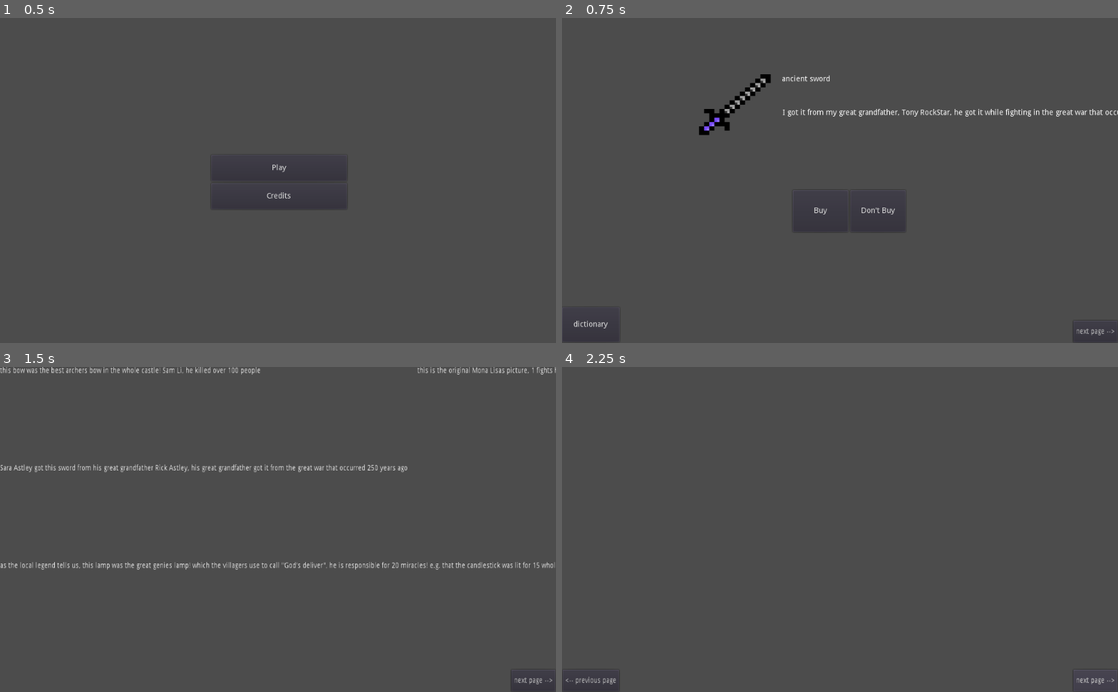
Above: before the commit, frames 1-4 (two rows, left to right).
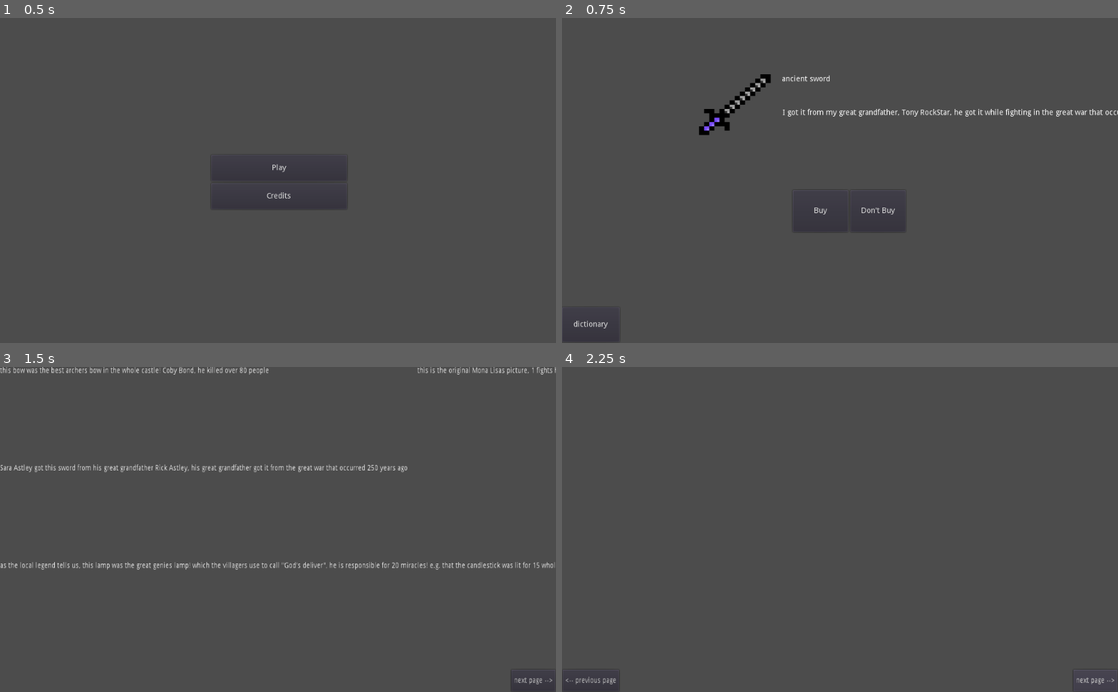
Above: after the commit, the same moments.

Repository: Birdoflames/BrackeysGameJam
Game: Godot game, scene res://Start_Scene.tscn
The game is run twice, just before and just after one commit, with the same random seed, the same clock (stepped at 60 frames per second) and the same inputs.
Inputs:
- Up to frame 1 (0.5 s): no input
- Up to frame 2 (0.75 s): click "Play" at 0.5 s
- Up to frame 3 (1.5 s): click "dictionary" at 1.25 s
- Up to frame 4 (2.25 s): click "next page -->" at 2 s

Frame 1 is identical in both runs. In frame 2, less than 0.1% of the frame differs, in the area x 91-100%, y 93-100%; in frame 3, 0.2%, in the area x 29-49%, y 0-3%; in frame 4, nothing differs.
Error in both runs: Invalid call. Nonexistent function 'dictionary_story' in base 'Sprite'. (res://Dictonary.gd:22)

Commit message:
sprites almost doneee

Diff:
--- a/Bow.gd
+++ b/Bow.gd
@@ -1,12 +1,13 @@
 extends Sprite
 
 var random = RandomNumberGenerator.new()
-var something = random.randomize()
+
 var killed = 10*rnd(4,12)
 var archers_name = ""
-var chosen_name = rnd(0,4)
+var chosen_name = rnd(0,5)
 
 func rnd(start, end):
+	random.randomize()
 	return random.randi_range(start, end)
 
 func story():
--- a/Dictonary.tscn
+++ b/Dictonary.tscn
@@ -23,6 +23,7 @@
 [ext_resource path="res://axe.gd" type="Script" id=21]
 [ext_resource path="res://vase.gd" type="Script" id=22]
 [ext_resource path="res://lamp.gd" type="Script" id=23]
+[ext_resource path="res://candlestick.gd" type="Script" id=24]
 
 [node name="Artifacts_book" type="Node2D"]
 scale = Vector2( 0.848288, 1 )
@@ -102,6 +103,7 @@
 position = Vector2( 375.212, 160 )
 scale = Vector2( 1.38968, 1 )
 texture = ExtResource( 13 )
+script = ExtResource( 24 )
 
 [node name="painting" type="Sprite" parent="."]
 visible = false
@@ -116,6 +118,7 @@
 texture = ExtResource( 12 )
 
 [node name="page 1" type="Node2D" parent="."]
+visible = false
 
 [node name="page 2 button" type="Button" parent="page 1"]
 margin_left = 1110.0
@@ -214,6 +217,14 @@
 margin_right = 40.0
 margin_bottom = 14.0
 
+[node name="candlestick label" type="Label" parent="page 3"]
+margin_right = 40.0
+margin_bottom = 14.0
+
+[node name="painting label" type="Label" parent="page 3"]
+margin_right = 40.0
+margin_bottom = 14.0
+
 [connection signal="pressed" from="page 1/page 2 button" to="." method="_on_page_2_button_pressed"]
 [connection signal="pressed" from="page 2/page 3 button" to="." method="_on_page_3_button_pressed"]
 [connection signal="pressed" from="page 2/page 1 button" to="." method="_on_page_1_button_pressed"]
--- a/Game_Scene.tscn
+++ b/Game_Scene.tscn
@@ -36,7 +36,6 @@
 margin_top = 47.2
 margin_right = 534.0
 margin_bottom = 14.0
-text = "item name"
 __meta__ = {
 "_edit_use_anchors_": false
 }
@@ -70,7 +69,6 @@
 margin_top = 168.0
 margin_right = 729.0
 margin_bottom = 262.0
-text = "this is the item story"
 __meta__ = {
 "_edit_use_anchors_": false
 }
--- a/axe.gd
+++ b/axe.gd
@@ -1,13 +1,13 @@
 extends Sprite
 
 var random = RandomNumberGenerator.new()
-var something = random.randomize()
 
 var killed = rnd(40,80)
 var years_ago = 50*rnd(1,5)
 
 
 func rnd(start, end):
+	random.randomize()
 	return random.randi_range(start, end)
 
 
--- /dev/null
+++ b/candlestick.gd
@@ -0,0 +1,52 @@
+extends Sprite
+
+
+var random = RandomNumberGenerator.new()
+
+var choose_mafia = rnd(0,3)
+var choose_place = rnd(0,3)
+var mafia_name = ""
+var place = ""
+
+func rnd(start, end):
+	random.randomize()
+	return random.randi_range(start, end)
+
+
+func _ready():
+	story()
+
+func story():
+	if choose_place == 0:
+		place = "village"
+	elif choose_place == 1:
+		place = "city"
+	elif choose_place == 2:
+		place = "town"
+	else:
+		place = "castle"
+
+
+
+	if choose_mafia == 0:
+		mafia_name = "Draegan Grimsbane"
+
+	elif choose_mafia == 1:
+		mafia_name = "Vesh Calarook"
+
+	elif choose_mafia == 2:
+		mafia_name = "Lazarus Dread"
+
+	elif choose_mafia == 3:
+		mafia_name = "Romulus Kane"
+	else:
+		mafia_name = "Prism Vonner"
+
+
+	var story = "This candlestick was found in a raid of one of the leaders of the mafia's house! he was known as " + mafia_name +" and was hung in the court in front of the whole " + place
+	return story
+
+func dictionary_story():
+	var dictionary_story = ""
+
+	get_parent().get_node("page 3/candlestick label").text = dictionary_story
--- a/cup.gd
+++ b/cup.gd
@@ -1,14 +1,14 @@
 extends Sprite
 
 var random = RandomNumberGenerator.new()
-var something = random.randomize()
 
 var years_ago = rnd(10,20)
 var royalty_name = ""
 var sellers_name = ""
-var chosen_name = rnd(0,2)
+var chosen_name = rnd(0,3)
 
 func rnd(start, end):
+	random.randomize()
 	return random.randi_range(start, end)
 
 
--- a/diamond necklace.gd
+++ b/diamond necklace.gd
@@ -1,15 +1,15 @@
 extends Sprite
 
 var random = RandomNumberGenerator.new()
-var something = random.randomize()
 
-var chosen_name = rnd(0,2)
+var chosen_name = rnd(0,3)
 var royalty_name = ""
 var queen_or_king = ""
 var years = rnd(5,15)
 var seller_name = ""
 
 func rnd(start, end):
+	random.randomize()
 	return random.randi_range(start, end)
 
 
--- a/lamp.gd
+++ b/lamp.gd
@@ -6,7 +6,7 @@
 var royalty_name = ""
 var room = ""
 var source = ""
-var chosen_name = rnd(0,2)
+var chosen_name = rnd(0,3)
 var chosen_source = rnd(0,1)
 var chosen_room = rnd(0,1)
 
@@ -31,8 +31,9 @@
 	else:
 		royalty_name = "Queen Anne "
 
-	if chosen_room == 1:
+	if chosen_room == 0:
 		room = "living room"
+	else:
 		room = "bedroom"
 
 	if chosen_source == 0:
Not shown: 1 places in Dictonary.tscn that only renumber resources
